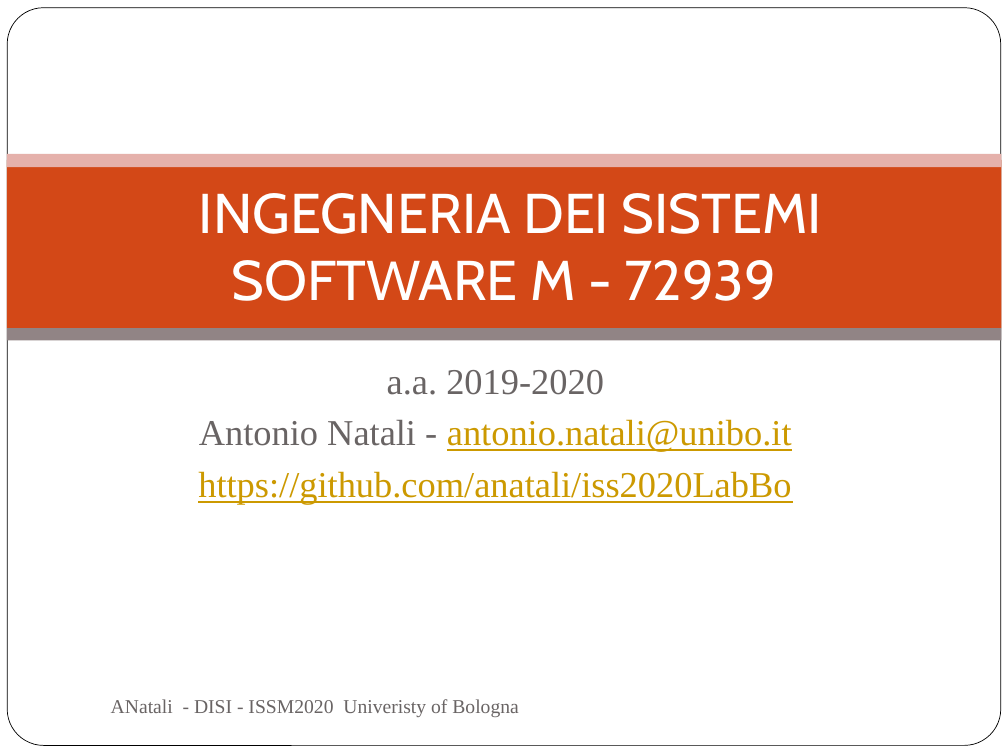
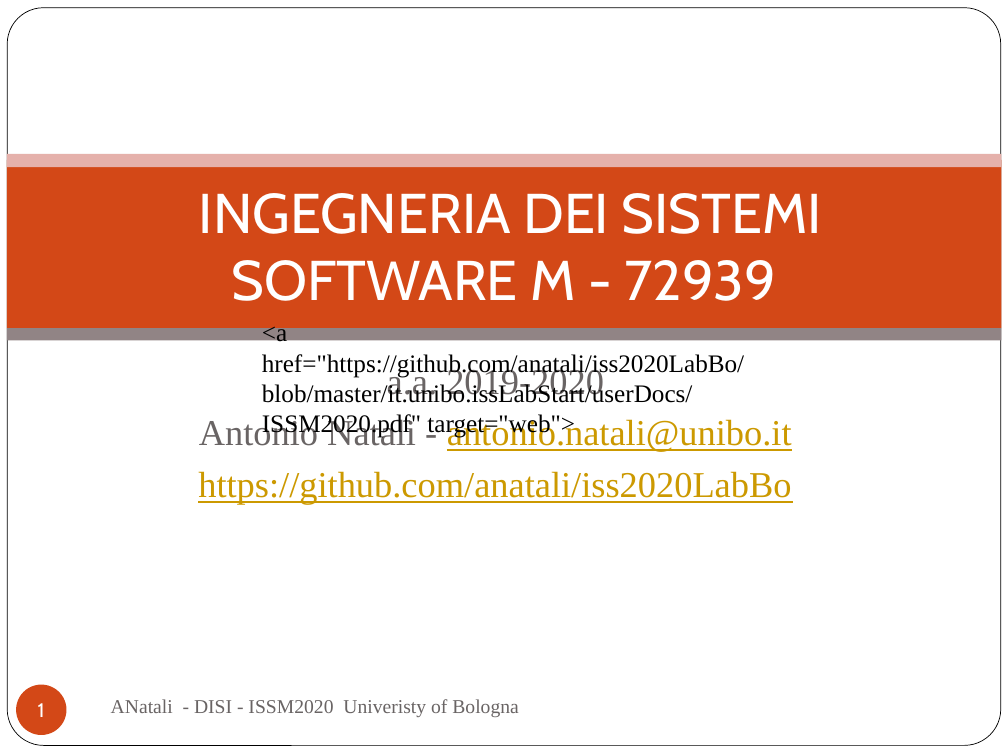
Before and after one commit to anatali/iss2020LabBo, a slide deck: slide 1 of it.unibo.issLabStart/userDocs/ISSM2020.pptx. Drawn at 1008x756 pixels with LibreOffice and Linux fonts; fonts in the diff are those of the drawing; background and template pictures are left out. Boxes give left, top, right and bottom in pixels: in the first picture for what was removed or moved away, otherwise in the second. Text is boxed around its words. In the diff, an @@ line names an element or a change of style, - is before the commit and + after.

```diff
--- a/it.unibo.issLabStart/userDocs/ISSM2020.pptx
+++ b/it.unibo.issLabStart/userDocs/ISSM2020.pptx
@@ text added at bbox=[262, 322, 744, 438], 18 pt, text #000000 @@
+<a href="https://github.com/anatali/iss2020LabBo/blob/master/it.unibo.issLabStart/userDocs/ISSM2020.pdf" target="web">
@@ page number added at bbox=[16, 684, 67, 735], fill #D34817, 14 pt, text #FFFFFF @@
+1
```
Also in this commit, not shown: 18 other slides changed, 12 other files.
